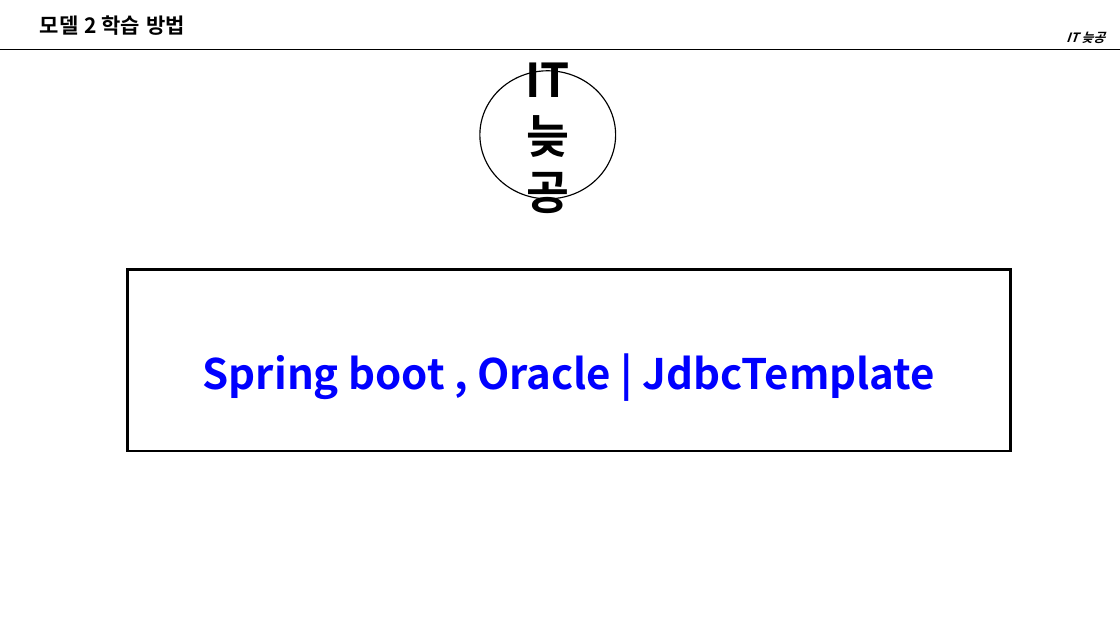
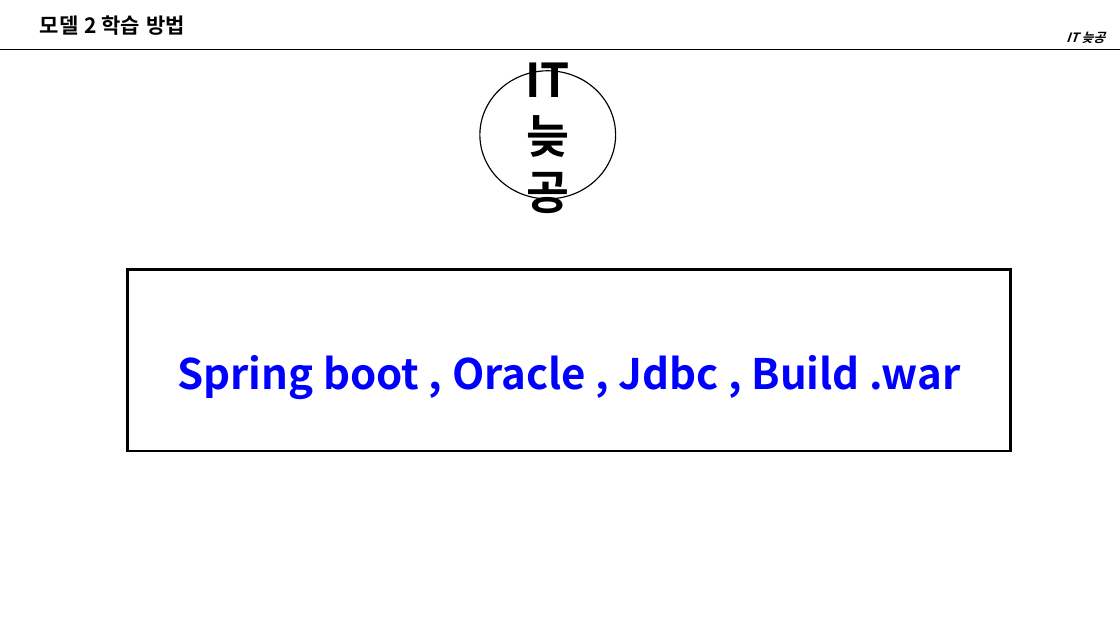
Before and after one commit to dhkim-githup/YouTube, a slide deck: slide 20 of newwork/Model2_Spring.pptx. Drawn at 1120x630 pixels with LibreOffice and Linux fonts; fonts in the diff are those of the drawing. Boxes give left, top, right and bottom in pixels: in the first picture for what was removed or moved away, otherwise in the second. Text is boxed around its words. In the diff, an @@ line names an element or a change of style, - is before the commit and + after.

```diff
--- a/newwork/Model2_Spring.pptx
+++ b/newwork/Model2_Spring.pptx
@@ text in rectangle at bbox=[177, 355, 960, 400]: text changed @@
-Spring boot , Oracle | JdbcTemplate
+Spring boot , Oracle , Jdbc , Build .war
```
Also in this commit, not shown: 5 slides added, 1 other file.
